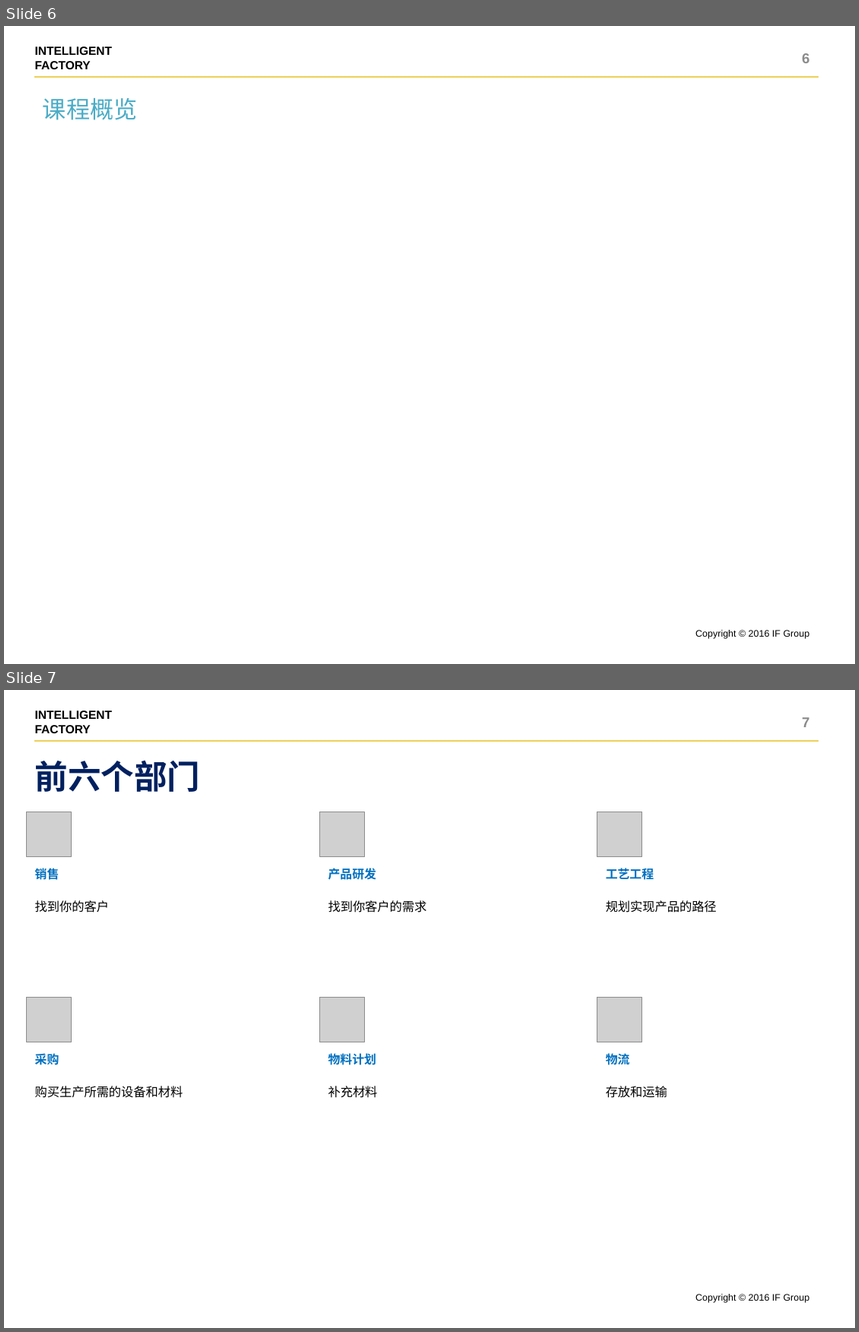
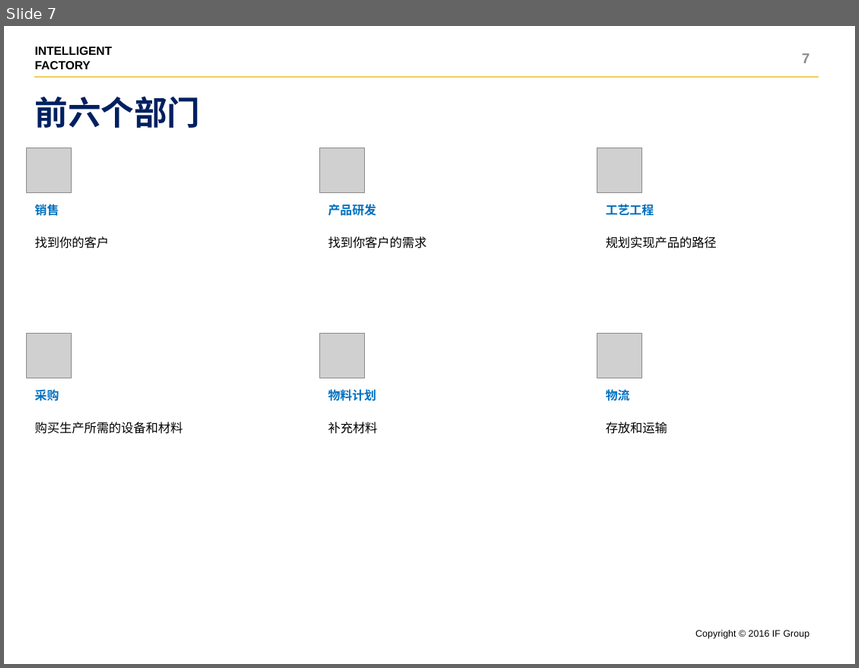
Before and after one commit to shentianyi/CompanyCource, a slide deck: CodeMonkey/cs05 UI前端/UI设计.pptx. Shown one above the other, each under a label of ours: slides 6 and 7 before the commit, slide 7 after it. The pictures are 859x1332 and 859x668 pixels, drawn with LibreOffice and Linux fonts; fonts in the diff are those of the drawing; grey boxes stand for pictures. Boxes give left, top, right and bottom in pixels: in the first picture for what was removed or moved away, otherwise in the second. Text is boxed around its words. In the diff, an @@ line names an element or a change of style, - is before the commit and + after.

```diff
--- a/CodeMonkey/cs05 UI前端/UI设计.pptx
+++ b/CodeMonkey/cs05 UI前端/UI设计.pptx
@@ slide 6 removed at box(4, 26, 855, 664), background #FFFFFF; not listed: 3 template elements that a slide beside it also shows @@
@@ page number removed at box(802, 53, 810, 63) @@
-6
@@ text removed at box(43, 98, 138, 120) @@
-课程概览
```
Also in this commit, not shown: 2 slides changed, 1 slide added, 1 other file.
